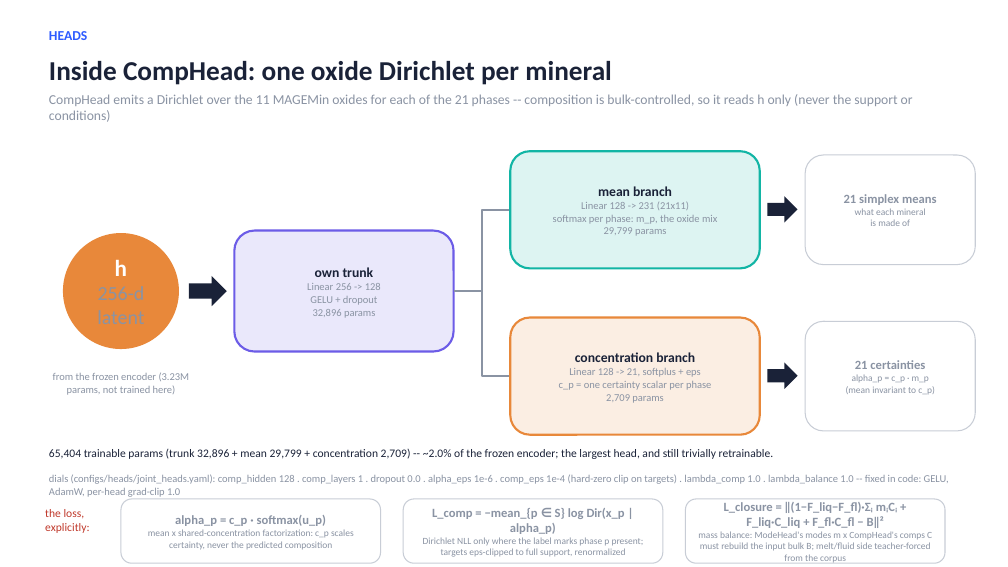
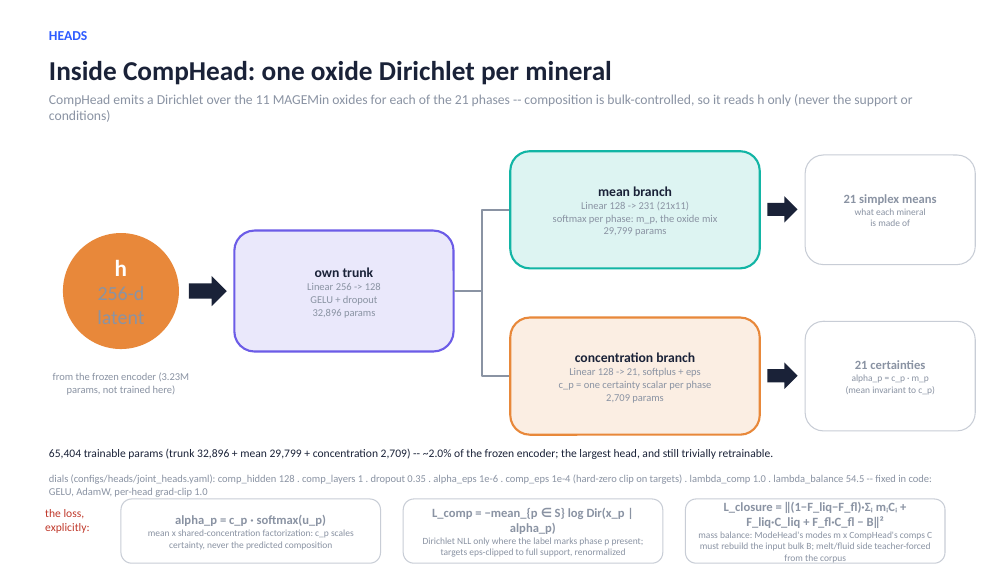
Before and after one commit to matthew-j-liu/phasecast, a slide deck: slide 16 of slides/overview.pptx. Drawn at 1008x567 pixels with LibreOffice and Linux fonts; fonts in the diff are those of the drawing. Boxes give left, top, right and bottom in pixels: in the first picture for what was removed or moved away, otherwise in the second. Text is boxed around its words. In the diff, an @@ line names an element or a change of style, - is before the commit and + after.

```diff
--- a/slides/overview.pptx
+++ b/slides/overview.pptx
@@ text at [49,474,932,497]: text changed @@
-dials (configs/heads/joint_heads.yaml): comp_hidden 128 . comp_layers 1 . dropout 0.0 . alpha_eps 1e-6 . comp_eps 1e-4 (hard-zero clip on targets) . lambda_comp 1.0 . lambda_balance 1.0 -- fixed in code: GELU, AdamW, per-head grad-clip 1.0
+dials (configs/heads/joint_heads.yaml): comp_hidden 128 . comp_layers 1 . dropout 0.35 . alpha_eps 1e-6 . comp_eps 1e-4 (hard-zero clip on targets) . lambda_comp 1.0 . lambda_balance 54.5 -- fixed in code: GELU, AdamW, per-head grad-clip 1.0
```
Also in this commit, not shown: 1 other slide changed, 5 other files.
